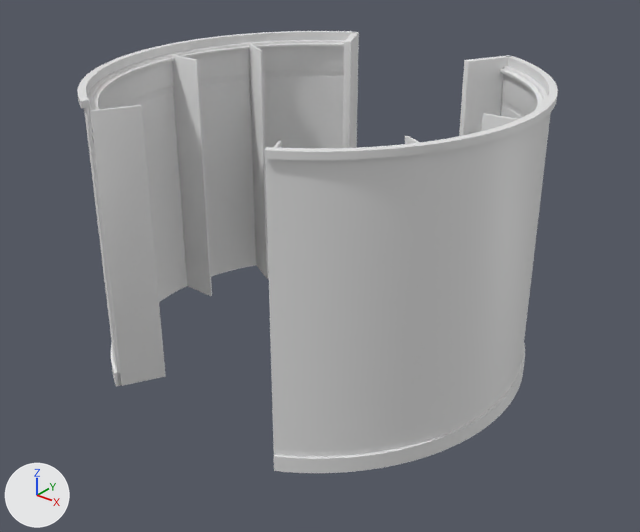
What one commit did to the FBX model MultiTravelValizChallenge/Assets/MultiTravel/Art/Models/Environment/wardrobe-carcass.fbx.
One viewpoint serves both versions: a 50 mm lens placed at (3.99, -4.97, 3.8), pointed at (0.08, -0.07, 0.76). The axes (+X, +Y, +Z) are drawn at lower left. The lights are the same throughout. The older version comes first. Where no turn or scale is listed for an object, it has been applied to the vertices.

The scene before the commit, as lines of its bpy script (objects in view):
```python
me_wardrobe_carcass = bpy.data.meshes.new('wardrobe-carcass')
me_wardrobe_carcass.from_pydata(...)  # 5312 vertices, 4140 faces; spans x -1.68..1.68, y -1.48..1.5, z 0.0..2.23
me_wardrobe_carcass.materials.append(mat_lacquer_greige)  # white #e7e7e7
me_wardrobe_carcass.materials.append(mat_oak_warm)  # white #e7e7e7
me_wardrobe_carcass.materials.append(mat_velvet_navy)  # white #e7e7e7
me_wardrobe_carcass.materials.append(mat_led_strip)  # white #e7e7e7
me_wardrobe_carcass.materials.append(mat_lacquer_white)  # white #e7e7e7
me_wardrobe_carcass.materials.append(mat_leather_tan)  # white #e7e7e7
me_wardrobe_carcass.materials.append(mat_towel_orange)  # white #e7e7e7
me_wardrobe_carcass.materials.append(mat_mat_teal)  # white #e7e7e7
me_wardrobe_carcass.materials.append(mat_leather_cognac)  # white #e7e7e7
me_wardrobe_carcass.materials.append(mat_walnut)  # white #e7e7e7
ob_wardrobe_carcass = bpy.data.objects.new('wardrobe-carcass', me_wardrobe_carcass)
ob_wardrobe_carcass.location = (0.0, 0.0, 0.0)
```
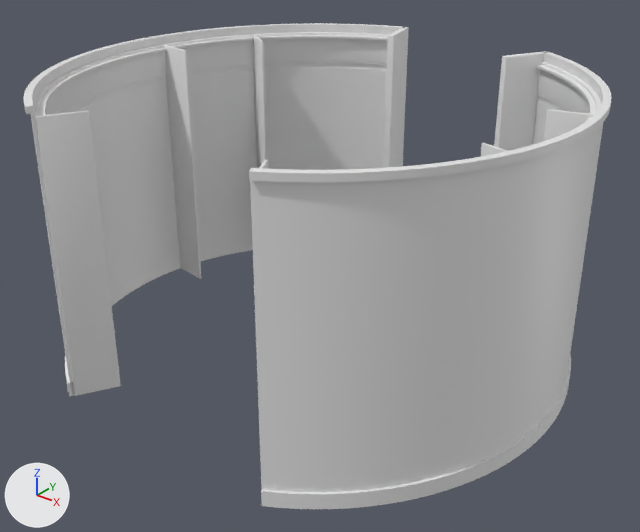
What differs and where, as boxes (x1, y1, x2, y2) in the pictures (640 x 532 px; the box of a moved part takes in the faces that stretch with it):
'wardrobe-carcass', reshaped (22% wider, 10% taller)
    before: (77, 31, 558, 473)
    after: (24, 23, 612, 509)
part 1 of me_wardrobe_carcass, moved or reshaped (mostly hidden before)
    before: (500, 106, 522, 119)
    after: (532, 101, 556, 145)
part 2 of me_wardrobe_carcass, moved or reshaped
    before: (501, 99, 528, 115)
    after: (538, 94, 571, 112)
part 3 of me_wardrobe_carcass, moved or reshaped
    before: (135, 93, 186, 283)
    after: (77, 82, 179, 287)
part 4 of me_wardrobe_carcass, moved or reshaped
    before: (119, 86, 172, 107)
    after: (64, 75, 164, 113)
part 5 of me_wardrobe_carcass, moved or reshaped
    before: (200, 80, 255, 258)
    after: (189, 70, 257, 243)
part 6 of me_wardrobe_carcass, moved or reshaped
    before: (263, 76, 344, 236)
    after: (264, 67, 386, 170)
part 7 of me_wardrobe_carcass, moved or reshaped
    before: (263, 70, 344, 74)
    after: (264, 61, 387, 65)
part 8 of me_wardrobe_carcass, moved or reshaped
    before: (500, 69, 543, 109)
    after: (537, 65, 596, 121)
part 9 of me_wardrobe_carcass, moved or reshaped
    before: (459, 55, 510, 136)
    after: (494, 51, 549, 151)
part 10 of me_wardrobe_carcass, moved or reshaped
    before: (343, 32, 359, 148)
    after: (383, 27, 409, 168)
part 11 of me_wardrobe_carcass, rebuilt (23% wider, 10% taller)
    before: (264, 56, 558, 473)
    after: (249, 52, 612, 509)
part 12 of me_wardrobe_carcass, rebuilt (37% wider)
    before: (77, 31, 355, 386)
    after: (24, 23, 405, 396)
part 13 of me_wardrobe_carcass, rebuilt (38% wider, 21% taller)
    before: (92, 43, 344, 110)
    after: (39, 35, 388, 116)
part 14 of me_wardrobe_carcass, added
    after: (537, 62, 601, 114)
part 15 of me_wardrobe_carcass, added
    after: (34, 32, 388, 154)
part 16 of me_wardrobe_carcass, deleted
    before: (249, 43, 269, 279)
part 17 of me_wardrobe_carcass, deleted
    before: (170, 54, 212, 296)
part 18 of me_wardrobe_carcass, deleted
    before: (482, 113, 518, 131)
part 19 of me_wardrobe_carcass, deleted (mostly hidden)
    before: (405, 136, 419, 144)
part 20 of me_wardrobe_carcass, reshaped
    before: (87, 40, 548, 449)
    after: (36, 34, 594, 489)

What changed in the scene script:
```text
Change me_wardrobe_carcass:
    remove me_wardrobe_carcass.from_pydata(...)  # 5312 vertices, 4140 faces; spans x -1.68..1.68, y -1.48..1.5, z 0.0..2.23
    add me_wardrobe_carcass.from_pydata(...)  # 5312 vertices, 4140 faces; spans x -2.03..2.03, y -1.78..1.96, z 0.0..2.23
    me_wardrobe_carcass part 1: the loose piece of 68 vertices spanning x 0.75..1.6, y 0.18..1.43, z 0.2..1.84 is multiplied about its middle by the matrix ((0.858, -0.18, 0.0), (-0.009, 0.911, 0.0), (0.0, 0.0, 1.0)), then moved by (0.22, 0.36, 0.0)
    me_wardrobe_carcass part 2: the loose piece of 68 vertices spanning x 0.76..1.6, y 0.2..1.42, z 1.89..1.9 is multiplied about its middle by the matrix ((0.852, -0.18, 0.0), (-0.011, 0.906, 0.0), (0.0, 0.0, 1.0)), then moved by (0.22, 0.36, 0.0)
    me_wardrobe_carcass part 3: the loose piece of 68 vertices spanning x -1.61..-0.78, y -1.41..0.04, z 0.2..1.84 is multiplied about its middle by the matrix ((1.433, 0.132, 0.0), (-0.02, 1.358, 0.0), (0.0, 0.0, 1.0)), then moved by (-0.25, -0.04, 0.0)
    me_wardrobe_carcass part 4: the loose piece of 68 vertices spanning x -1.61..-0.79, y -1.4..0.03, z 1.89..1.9 is multiplied about its middle by the matrix ((1.437, 0.133, 0.0), (-0.019, 1.361, 0.0), (0.0, 0.0, 1.0)), then moved by (-0.25, -0.04, 0.0)
    me_wardrobe_carcass part 5: the loose piece of 68 vertices spanning x -1.61..-1.4, y 0.07..0.78, z 0.2..1.84 is multiplied about its middle by the matrix ((1.061, 0.126, 0.0), (-0.079, 1.124, 0.0), (0.0, 0.0, 1.0)), then moved by (-0.28, 0.26, 0.0)
    me_wardrobe_carcass part 6: the loose piece of 68 vertices spanning x -1.4..-0.75, y 0.8..1.43, z 0.2..1.84 is multiplied about its middle by the matrix ((1.598, 0.074, 0.0), (-0.387, 1.655, 0.0), (0.0, 0.0, 1.0)), then moved by (-0.01, 0.38, 0.0)
    me_wardrobe_carcass part 7: the loose piece of 68 vertices spanning x -1.39..-0.76, y 0.81..1.42, z 1.89..1.9 is multiplied about its middle by the matrix ((1.605, 0.077, 0.0), (-0.387, 1.662, 0.0), (0.0, 0.0, 1.0)), then moved by (-0.01, 0.38, 0.0)
    me_wardrobe_carcass part 8: the loose piece of 164 vertices spanning x 0.74..1.6, y -1.39..1.41, z 2.12..2.14 is scaled about the mesh origin by (1.22, 1.22, 1)
    me_wardrobe_carcass part 9: the loose piece of 96 vertices spanning x 0.55..0.79, y 1.11..1.5, z 0.0..2.23 is moved by (0.16, 0.31, 0.0)
    me_wardrobe_carcass part 10: the loose piece of 96 vertices spanning x -0.79..-0.55, y 1.11..1.5, z 0.0..2.23 is turned -11.7 degrees about the z axis through its middle, then moved by (0.19, 0.45, 0.0)
    me_wardrobe_carcass part 11: the loose piece of 604 vertices spanning x 0.74..1.68, y -1.48..1.5, z 0.0..2.23 is rebuilt with 604 vertices and now spans x 0.9..2.03, y -1.78..1.81, z 0.0..2.23
    me_wardrobe_carcass part 12: the loose piece of 604 vertices spanning x -1.68..-0.74, y -1.48..1.5, z 0.0..2.23 is rebuilt with 604 vertices and now spans x -2.03..-0.52, y -1.78..1.96, z 0.0..2.23
    me_wardrobe_carcass part 13: the loose piece of 164 vertices spanning x -1.6..-0.74, y -1.39..1.41, z 2.12..2.14 is rebuilt with 164 vertices and now spans x -1.95..-0.54, y -1.69..1.87, z 2.12..2.14
    me_wardrobe_carcass part 14: a new loose piece of 1000 vertices spanning x 0.89..1.99, y -1.75..1.77, z 1.9..2.16, in mat_velvet_navy (white #e7e7e7)
    me_wardrobe_carcass part 15: a new loose piece of 1000 vertices spanning x -1.99..-0.52, y -1.75..1.92, z 1.9..2.16, in mat_velvet_navy (white #e7e7e7)
    me_wardrobe_carcass part 16: the loose piece of 96 vertices spanning x -1.42..-1.12, y 0.63..0.81, z 0.0..2.16 is deleted
    me_wardrobe_carcass part 17: the loose piece of 96 vertices spanning x -1.63..-1.29, y 0.04..0.07, z 0.0..2.16 is deleted
    me_wardrobe_carcass part 18: the loose piece of 96 vertices spanning x 1.28..1.62, y 0.13..0.18, z 0.0..2.16 is deleted
    me_wardrobe_carcass part 19: the loose piece of 96 vertices spanning x 1.15..1.46, y -0.74..-0.57, z 0.0..2.16 is deleted
    me_wardrobe_carcass part 20: 10 vertices moved within x -1.62..0.79, y -1.43..0.25, z 0.0..2.16; 2169 vertices removed from x -1.64..1.64, y -1.44..1.46, z 0.0..2.16; 553 vertices added at x -1.96..1.92, y -1.74..1.11, z 0.0..2.16
    other edits to the shape of me_wardrobe_carcass do not show in these pictures
    remove me_wardrobe_carcass.materials.append(mat_leather_tan)  # white #e7e7e7
    remove me_wardrobe_carcass.materials.append(mat_towel_orange)  # white #e7e7e7
    remove me_wardrobe_carcass.materials.append(mat_mat_teal)  # white #e7e7e7
    remove me_wardrobe_carcass.materials.append(mat_leather_cognac)  # white #e7e7e7
    remove me_wardrobe_carcass.materials.append(mat_walnut)  # white #e7e7e7
```
